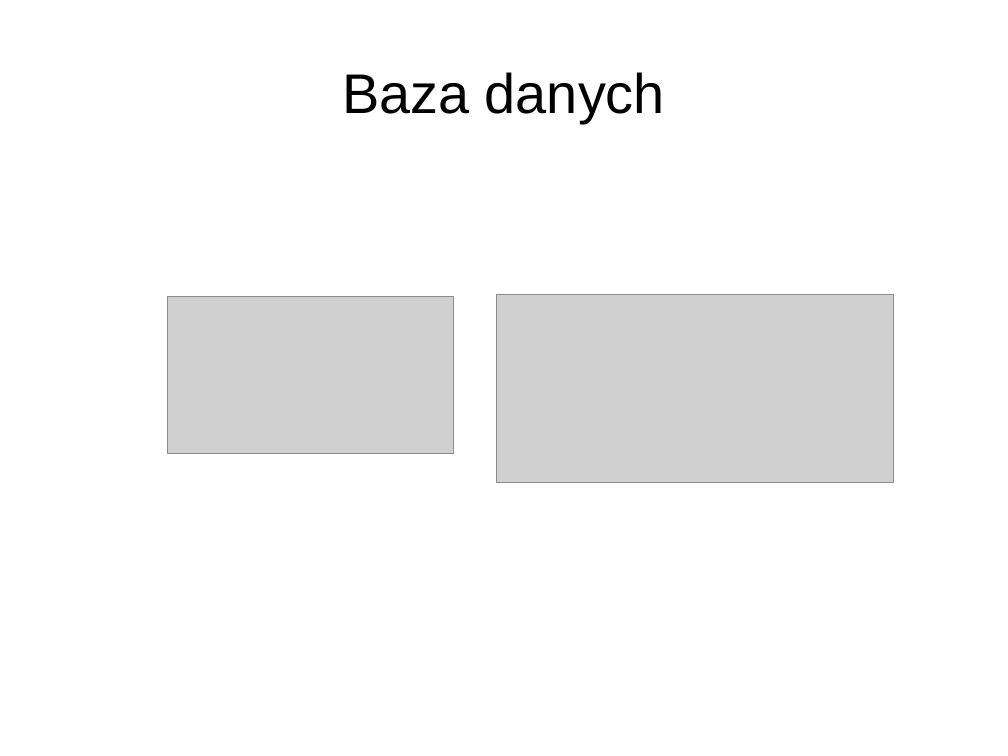
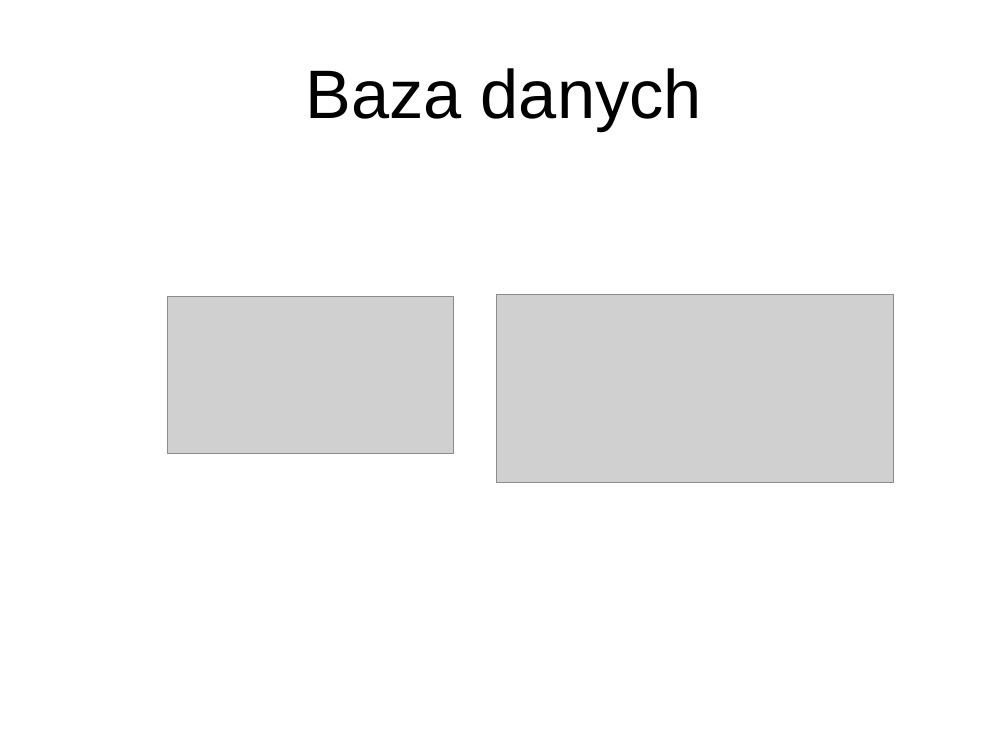
Before and after one commit to NaczelnyRachmistrz/StockRogue, a slide deck: slide 6 of prezentacja/stock_rogue.ppt. Drawn at 1008x756 pixels with LibreOffice and Linux fonts; fonts in the diff are those of the drawing; grey boxes stand for pictures; background and template pictures are left out. Boxes give left, top, right and bottom in pixels: in the first picture for what was removed or moved away, otherwise in the second. Text is boxed around its words. In the diff, an @@ line names an element or a change of style, - is before the commit and + after.

```diff
--- a/prezentacja/stock_rogue.ppt
+++ b/prezentacja/stock_rogue.ppt
@@ title "Baza danych" at bbox=[306, 68, 702, 131]: size 44 to 54 pt @@
```
Also in this commit, not shown: 5 other slides changed, 6 slides added, 1 slide removed.
